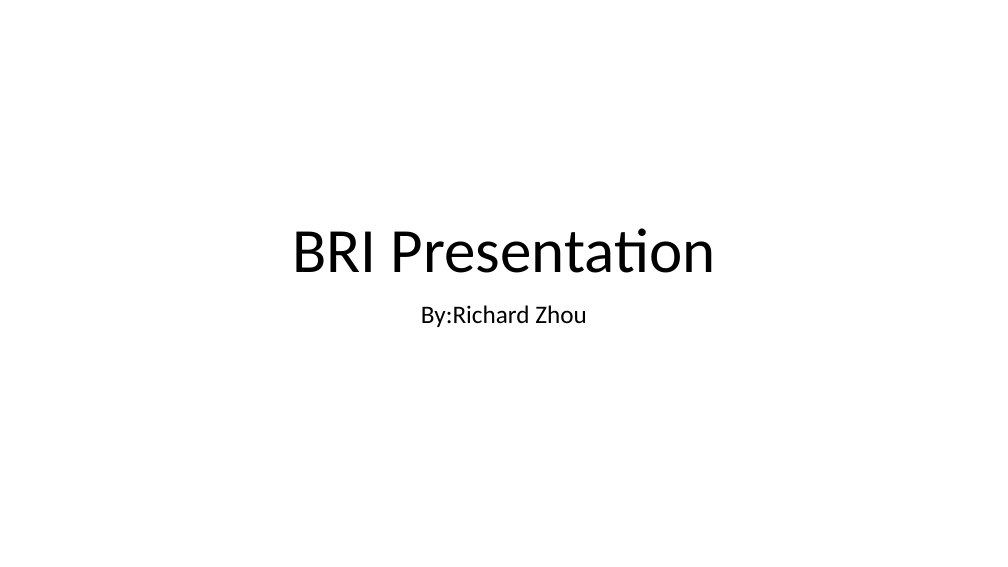
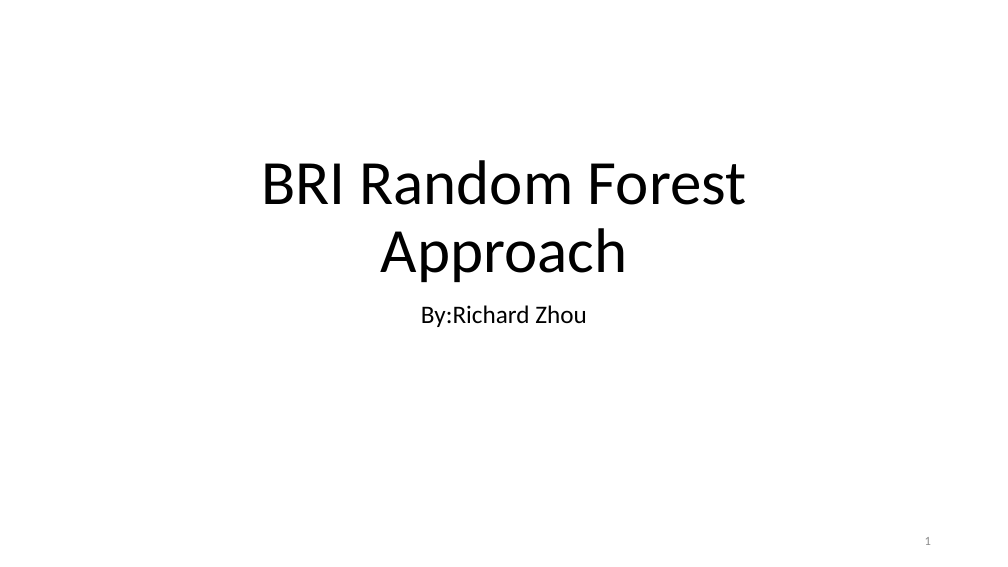
Before and after one commit to zhourichard19/CSE5243, a slide deck: slide 1 of Homework3/Homework3.pptx. Drawn at 1008x567 pixels with LibreOffice and Linux fonts; fonts in the diff are those of the drawing. Boxes give left, top, right and bottom in pixels: in the first picture for what was removed or moved away, otherwise in the second. Text is boxed around its words. In the diff, an @@ line names an element or a change of style, - is before the commit and + after.

```diff
--- a/Homework3/Homework3.pptx
+++ b/Homework3/Homework3.pptx
@@ title at [261,160,747,282]: text changed @@
-BRI Presentation
+BRI Random Forest Approach
@@ page number added at [925,537,931,545], 12 pt, text #8C8C8C @@
+1
```
Also in this commit, not shown: 12 other slides changed, 1 slide added, 1 slide removed, 5 other files.
